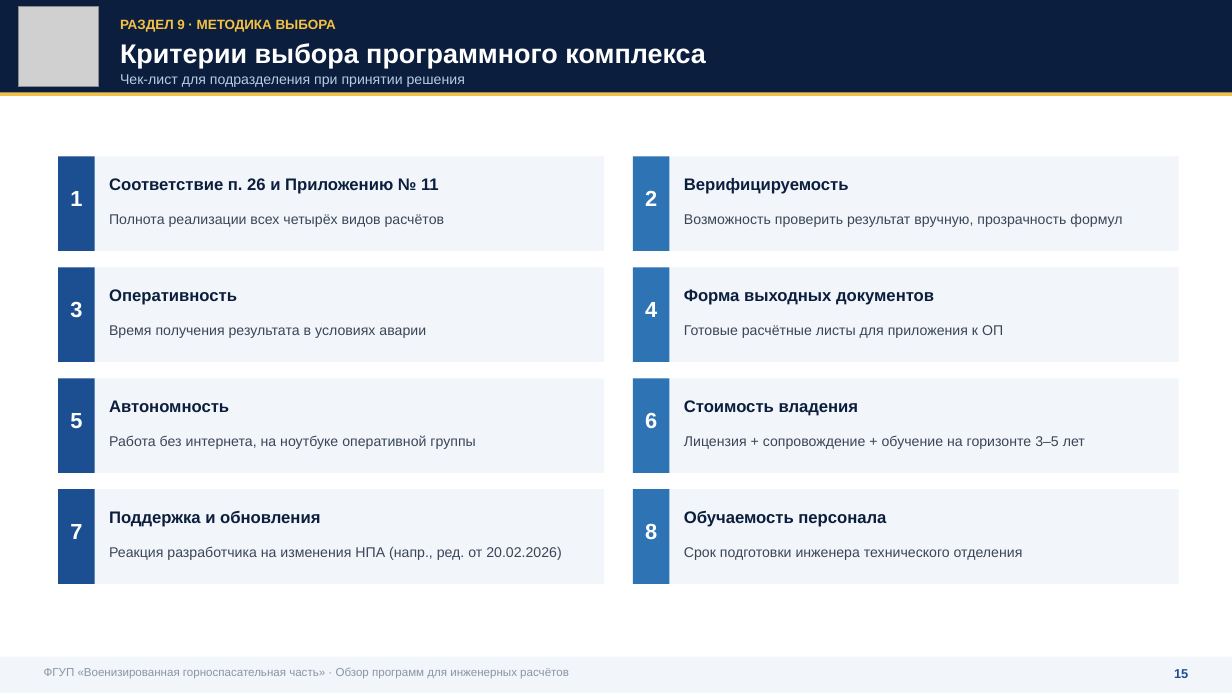
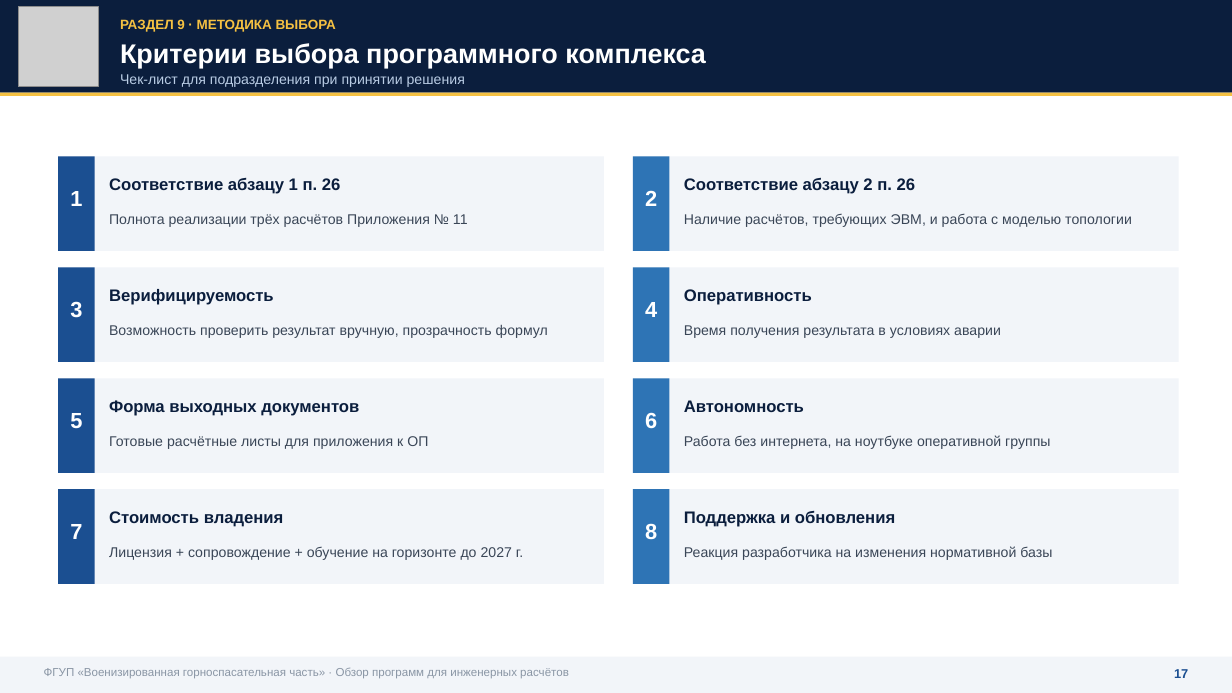
Before and after one commit to pvsistema/ventilation-system-design, a slide deck: slide 18 of public/VGSCH-doklad-PO-inzhenernye-raschety.pptx (slide 16 before the commit). Drawn at 1232x693 pixels with LibreOffice and Linux fonts; fonts in the diff are those of the drawing; grey boxes stand for pictures. Boxes give left, top, right and bottom in pixels: in the first picture for what was removed or moved away, otherwise in the second. Text is boxed around its words. In the diff, an @@ line names an element or a change of style, - is before the commit and + after.

```diff
--- a/public/VGSCH-doklad-PO-inzhenernye-raschety.pptx
+++ b/public/VGSCH-doklad-PO-inzhenernye-raschety.pptx
@@ text at bbox=[109, 178, 341, 194]: text changed @@
-Соответствие п. 26 и Приложению № 11
+Соответствие абзацу 1 п. 26
@@ text at bbox=[684, 177, 916, 194]: text changed @@
-Верифицируемость
+Соответствие абзацу 2 п. 26
@@ text at bbox=[109, 214, 468, 227]: text changed @@
-Полнота реализации всех четырёх видов расчётов
+Полнота реализации трёх расчётов Приложения № 11
@@ text at bbox=[684, 214, 1132, 227]: text changed @@
-Возможность проверить результат вручную, прозрачность формул
+Наличие расчётов, требующих ЭВМ, и работа с моделью топологии
@@ text at bbox=[109, 289, 274, 305]: text changed @@
-Оперативность
+Верифицируемость
@@ text at bbox=[684, 289, 812, 305]: text changed @@
-Форма выходных документов
+Оперативность
@@ text at bbox=[109, 325, 548, 338]: text changed @@
-Время получения результата в условиях аварии
+Возможность проверить результат вручную, прозрачность формул
@@ text at bbox=[684, 325, 1001, 338]: text changed @@
-Готовые расчётные листы для приложения к ОП
+Время получения результата в условиях аварии
@@ text at bbox=[109, 400, 359, 416]: text changed @@
-Автономность
+Форма выходных документов
@@ text at bbox=[684, 400, 804, 412]: text changed @@
-Стоимость владения
+Автономность
@@ text at bbox=[109, 436, 428, 449]: text changed @@
-Работа без интернета, на ноутбуке оперативной группы
+Готовые расчётные листы для приложения к ОП
@@ text at bbox=[684, 435, 1050, 449]: text changed @@
-Лицензия + сопровождение + обучение на горизонте 3–5 лет
+Работа без интернета, на ноутбуке оперативной группы
@@ text at bbox=[109, 511, 284, 527]: text changed @@
-Поддержка и обновления
+Стоимость владения
@@ text at bbox=[684, 511, 895, 527]: text changed @@
-Обучаемость персонала
+Поддержка и обновления
@@ text at bbox=[109, 547, 523, 560]: text changed @@
-Реакция разработчика на изменения НПА (напр., ред. от 20.02.2026)
+Лицензия + сопровождение + обучение на горизонте до 2027 г.
@@ text at bbox=[684, 546, 1052, 560]: text changed @@
-Срок подготовки инженера технического отделения
+Реакция разработчика на изменения нормативной базы
@@ text at bbox=[1174, 669, 1188, 678]: text changed @@
-15
+17
```
Also in this commit, not shown: 17 other slides changed, 3 slides added, 1 slide removed.
